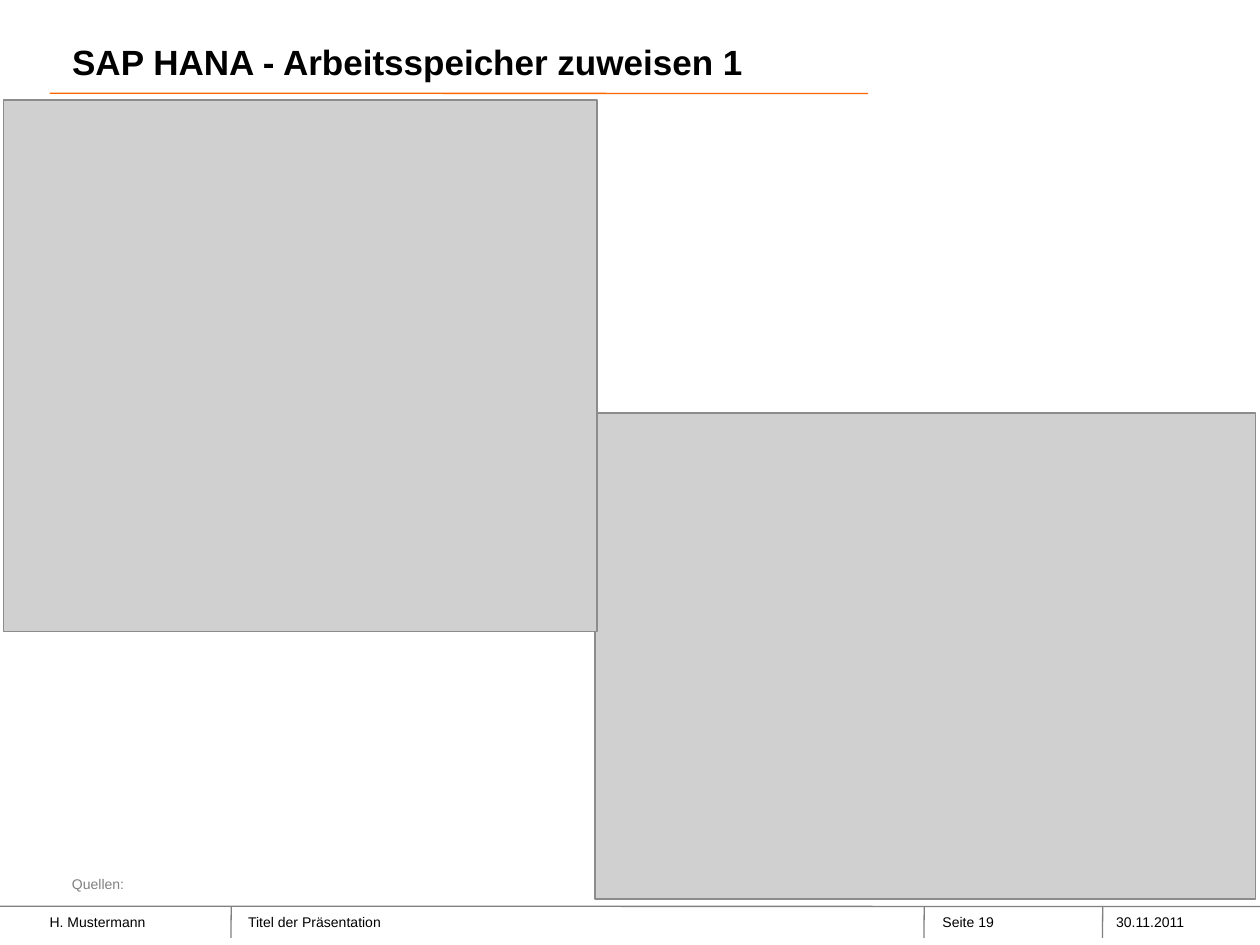
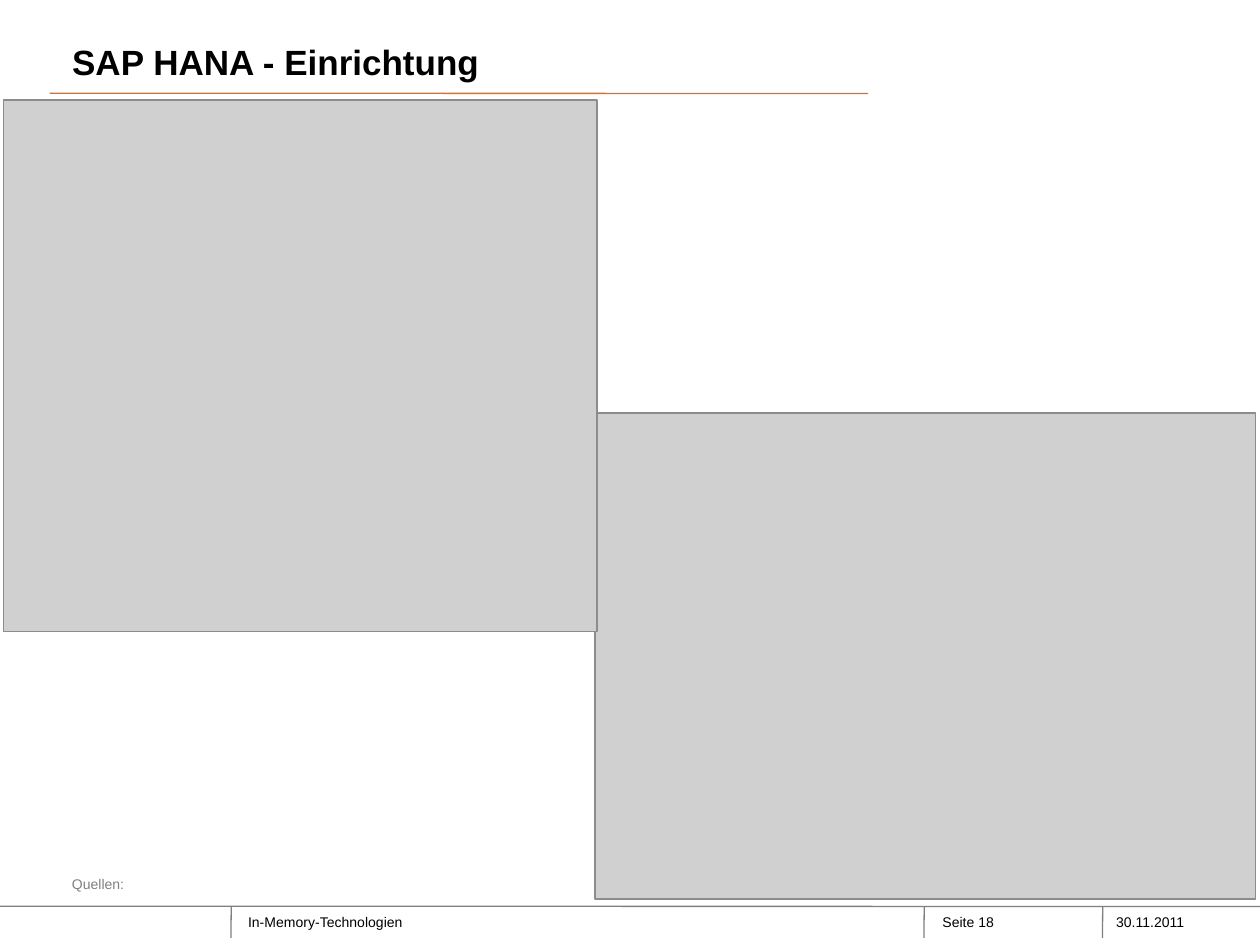
Before and after one commit to Philwi/ProjektseminarInMemory, a slide deck: slide 18 of SAPHana-Neueste überarbeitet.pptx (slide 19 before the commit). Drawn at 1260x945 pixels with LibreOffice and Linux fonts; fonts in the diff are those of the drawing; grey boxes stand for pictures; background and template pictures are left out. Boxes give left, top, right and bottom in pixels: in the first picture for what was removed or moved away, otherwise in the second. Text is boxed around its words. In the diff, an @@ line names an element or a change of style, - is before the commit and + after.

```diff
--- a/SAPHana-Neueste überarbeitet.pptx
+++ b/SAPHana-Neueste überarbeitet.pptx
@@ title at bbox=[72, 49, 478, 82]: text changed @@
-SAP HANA - Arbeitsspeicher zuweisen 1
+SAP HANA - Einrichtung
@@ text removed at bbox=[50, 917, 145, 927] @@
-H. Mustermann
@@ text at bbox=[248, 917, 402, 930]: text changed @@
-Titel der Präsentation
+In-Memory-Technologien
@@ page number at bbox=[942, 917, 994, 927]: text changed @@
-Seite 19
+Seite 18
```
Also in this commit, not shown: 31 other slides changed, 7 slides added, 16 slides removed.
